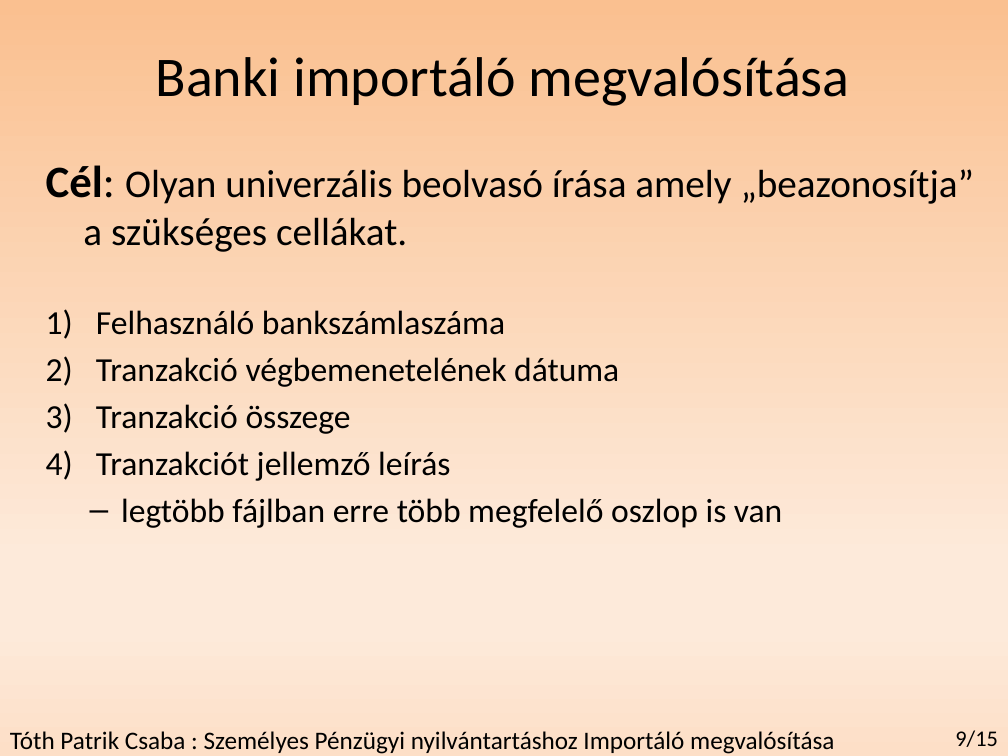
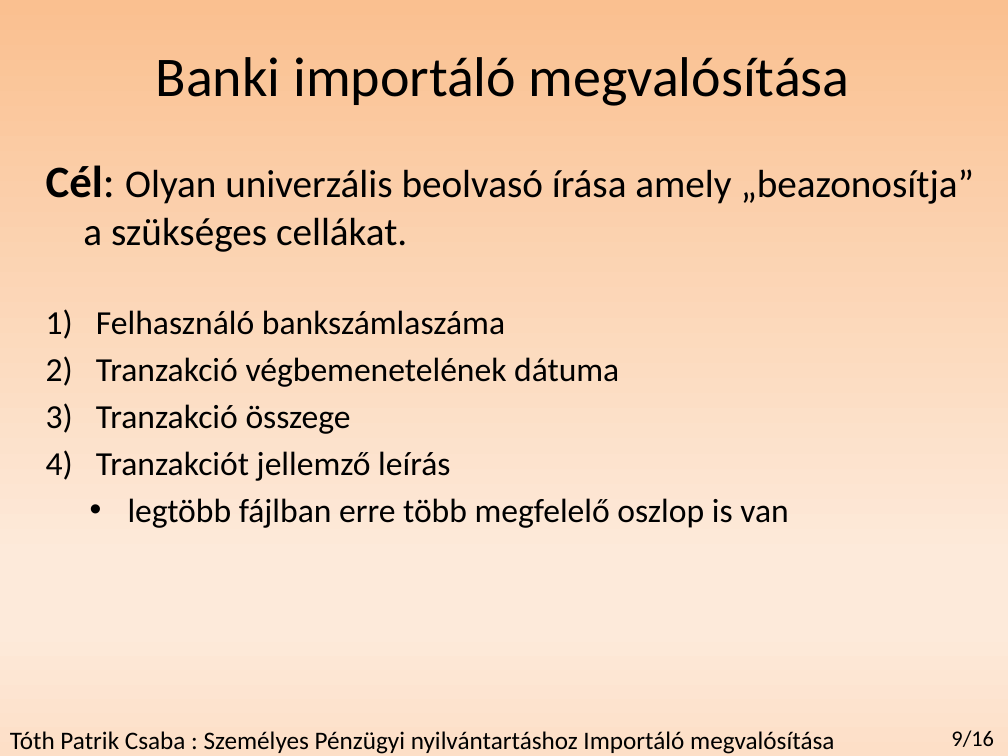
Before and after one commit to redizaar/MoneyManager, a slide deck: slide 10 of féléveselőadás_szakdoga.pptx. Drawn at 1008x756 pixels with LibreOffice and Linux fonts; fonts in the diff are those of the drawing. Boxes give left, top, right and bottom in pixels: in the first picture for what was removed or moved away, otherwise in the second. Text is boxed around its words. In the diff, an @@ line names an element or a change of style, - is before the commit and + after.

```diff
--- a/féléveselőadás_szakdoga.pptx
+++ b/féléveselőadás_szakdoga.pptx
@@ text at (x1=128, y1=498, x2=788, y2=528): bullet – to • @@
@@ text at (x1=951, y1=730, x2=994, y2=747): text changed @@
-9/15
+9/16
```
Also in this commit, not shown: 15 other slides changed.
